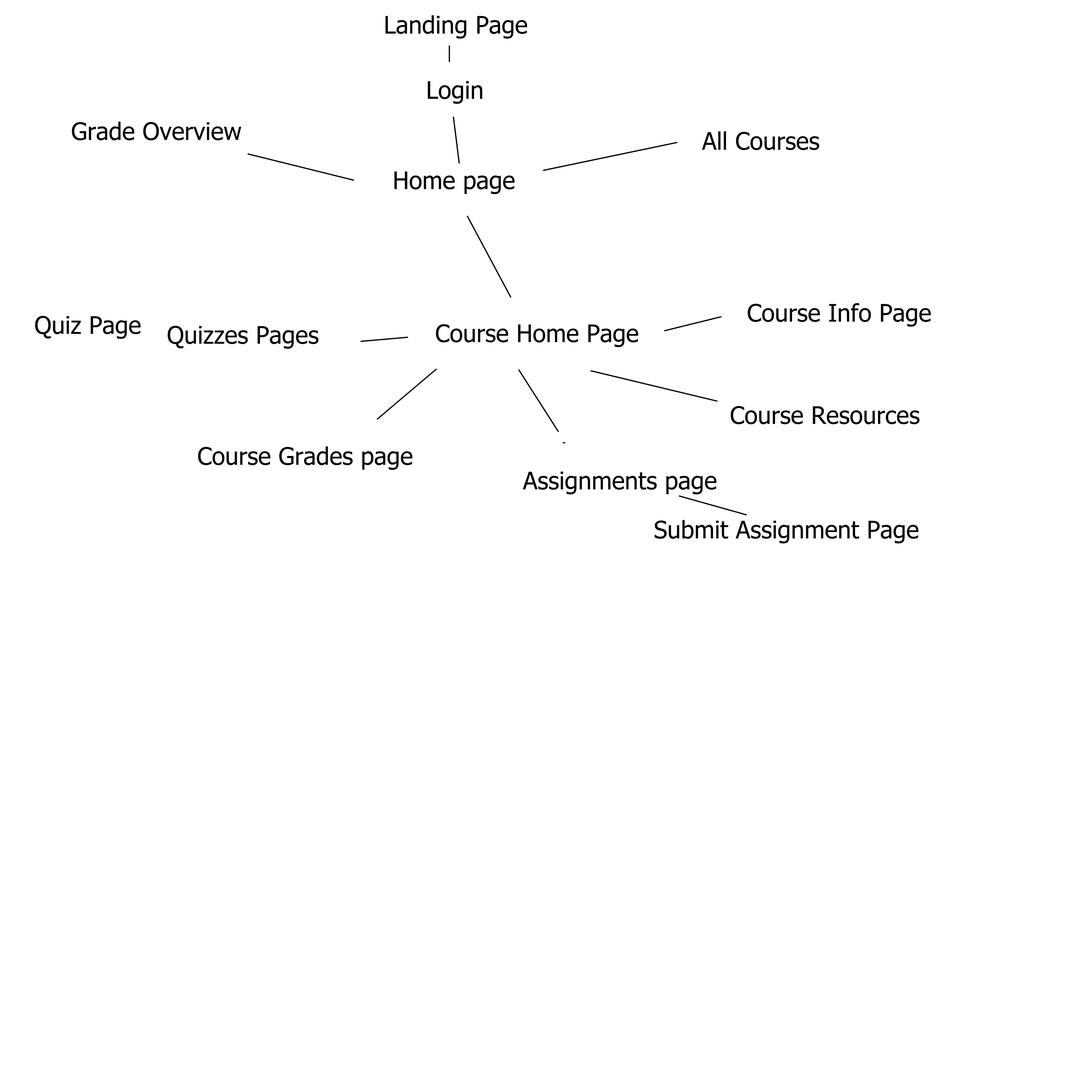
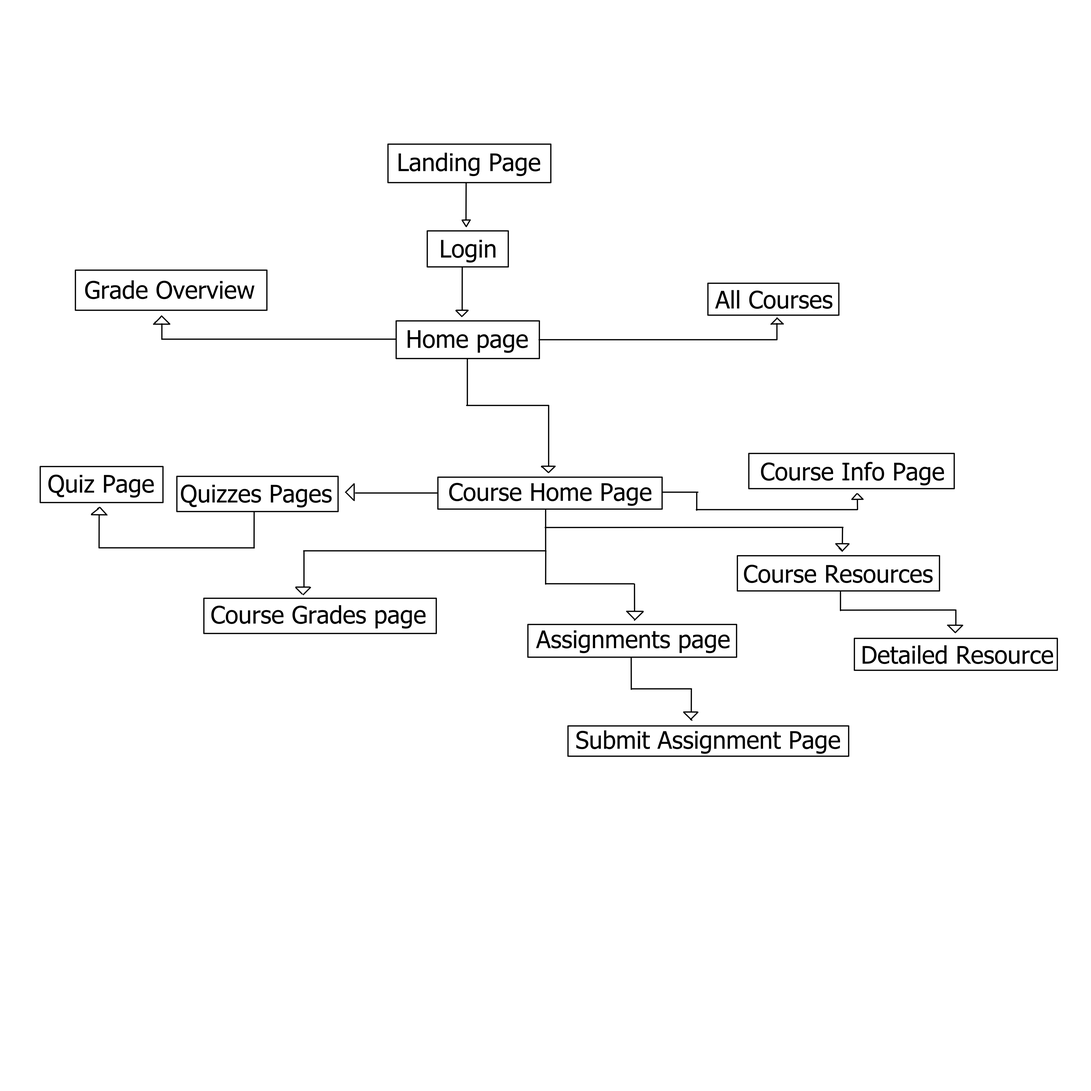
Before/after of a 1091px x 1091px layered artwork. What changed in the layer stack:
painted on "Layer 1" over left=34, top=34, right=1059, bottom=758
